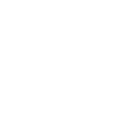
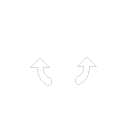
Layered file, before and after one edit (w=128, h=128). Changes by layer:
"Layer 1": opacity 100% → 70%, painted on it over [left=30, top=57, right=97, bottom=86]
